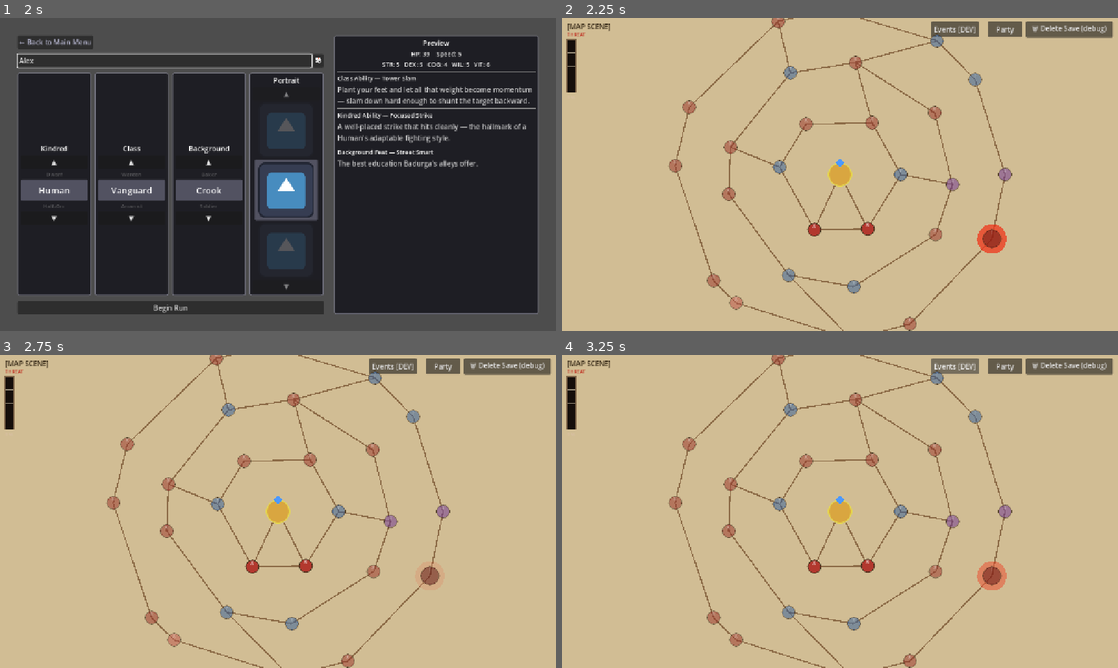
Above: before the commit, frames 1-4 (two rows, left to right).
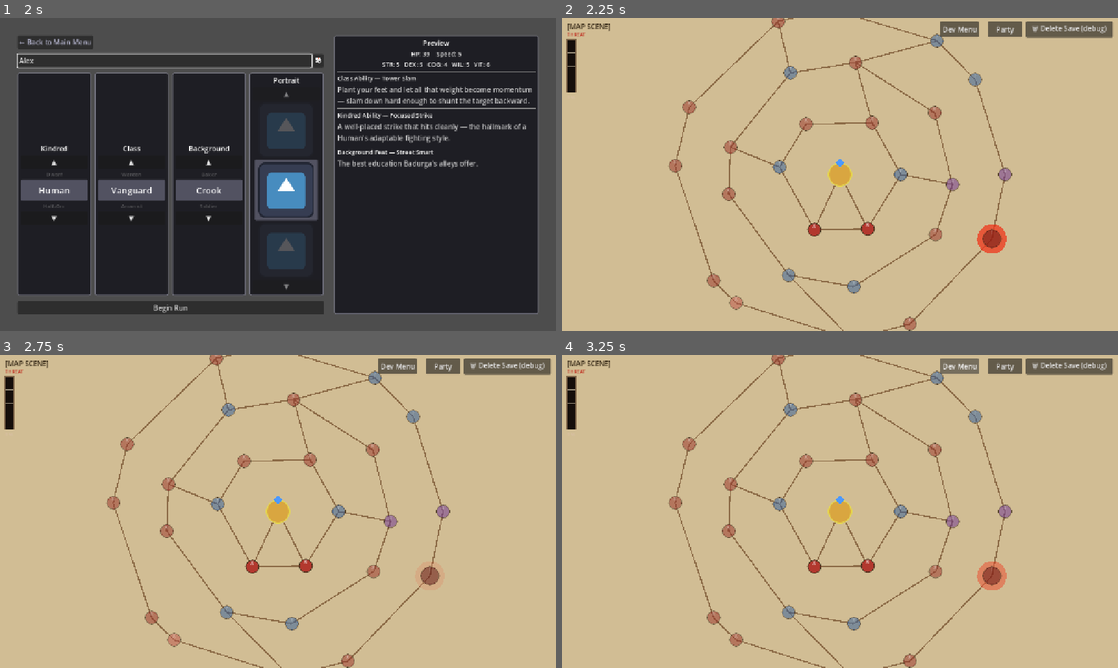
Above: after the commit, the same moments.

Repository: caleb-the-dev/RogueFinder
Game: Godot game, scene res://main.tscn
Same seed, same stepped clock (60 frames per second), same inputs: the game is played once before the commit and once after it. The engine's default icon, where the game draws it, is replaced by a stand-in: a white triangle on a blue panel in a dark square.
Inputs (mouse positions are in pixels of both pictures, inside the frame that each line leads up to):
- Up to frame 1 (2 s): click "Start New Run" at 0.5 s; click (166, 61) at 1.27 s; type "Alex" at 1.35 s
- Up to frame 2 (2.25 s): click "Begin Run" at 2 s
- Up to frame 3 (2.75 s): no input
- Up to frame 4 (3.25 s): click "Events [DEV]" (after the commit: "Dev Menu") at 2.75 s

Frame 1 is identical in both runs. In frame 2, 0.2% of the frame differs, in the area x 66-75%, y 1-6%; in frame 3, 0.2%; in frame 4, 0.2%.

Commit message:
fix(debug): level indicator to TR quadrant + combat/map debug buttons
- PartySheet: move Lv. X/20 + Level Up button from TL (below HP) to TR
  (below STR/DEX/COG/WIL/VIT), matching requested layout
- CombatManager3D debug menu [T]: add 'Grant XP +20' and 'Force Level-Up'
  buttons; grant_xp awards XP immediately, force level-up sets pending=1
  per living member without going through threshold math
- MapManager: rename 'Events [DEV]' button to 'Dev Menu'; add XP/LEVEL
  section at top of dev panel with 'Grant XP +20 (all)' and
  'Force Level-Up (all)' buttons that also refresh the party button glow

Note: K-key win only grants 15 XP (below the 20-XP level-1→2 threshold).
Use the debug buttons to force a level-up without two full combat wins.

Co-Authored-By: Claude Sonnet 4.6 <noreply@anthropic.com>

Diff:
--- a/rogue-finder/scripts/combat/CombatManager3D.gd
+++ b/rogue-finder/scripts/combat/CombatManager3D.gd
@@ -1382,6 +1382,8 @@
 		{"label": "Kill All Enemies  (K)",  "cb": _dbg_kill_enemies},
 		{"label": "Kill Entire Party",      "cb": _dbg_kill_party},
 		{"label": "Damage PC  -20 HP",      "cb": _dbg_damage_pc},
+		{"label": "Grant XP  +20",          "cb": _dbg_grant_xp},
+		{"label": "Force Level-Up",         "cb": _dbg_force_levelup},
 	]
 	for i in range(actions.size()):
 		var btn := Button.new()
@@ -1422,6 +1424,17 @@
 		if u.is_alive and u.data.archetype_id == "RogueFinder":
 			u.take_damage(20)
 			break
+	_debug_menu.visible = false
+
+func _dbg_grant_xp() -> void:
+	GameState.grant_xp(20)
+	_debug_menu.visible = false
+
+func _dbg_force_levelup() -> void:
+	for pc: CombatantData in GameState.party:
+		if not pc.is_dead:
+			pc.pending_level_ups += 1
+	GameState.save()
 	_debug_menu.visible = false
 
 ## Populates GameState.run_summary with stats captured at the moment of run loss.
--- a/rogue-finder/scripts/map/MapManager.gd
+++ b/rogue-finder/scripts/map/MapManager.gd
@@ -469,9 +469,9 @@
 	add_child(_party_btn)
 
 	var dev_events_btn := Button.new()
-	dev_events_btn.text = "Events [DEV]"
-	dev_events_btn.size = Vector2(110.0, 36.0)
-	dev_events_btn.position = Vector2(VIEWPORT_SIZE.x - 430.0, 8.0)
+	dev_events_btn.text = "Dev Menu"
+	dev_events_btn.size = Vector2(90.0, 36.0)
+	dev_events_btn.position = Vector2(VIEWPORT_SIZE.x - 410.0, 8.0)
 	dev_events_btn.pressed.connect(_toggle_dev_event_panel)
 	add_child(dev_events_btn)
 
@@ -1109,7 +1109,7 @@
 	vbox.add_child(header_row)
 
 	var title_lbl := Label.new()
-	title_lbl.text = "[DEV] Event Test Menu"
+	title_lbl.text = "[DEV] Dev Menu"
 	title_lbl.size_flags_horizontal = Control.SIZE_EXPAND_FILL
 	title_lbl.add_theme_font_size_override("font_size", 16)
 	title_lbl.add_theme_color_override("font_color", Color(0.80, 0.75, 0.60))
@@ -1121,14 +1121,58 @@
 	close_btn.pressed.connect(func(): _dev_event_panel.visible = false)
 	header_row.add_child(close_btn)
 
+	# --- XP / Level-Up section ---
+	var xp_hdr := Label.new()
+	xp_hdr.text = "XP / LEVEL"
+	xp_hdr.add_theme_font_size_override("font_size", 11)
+	xp_hdr.add_theme_color_override("font_color", Color(1.0, 0.85, 0.35))
+	vbox.add_child(xp_hdr)
+
+	var xp_row := HBoxContainer.new()
+	xp_row.add_theme_constant_override("separation", 8)
+	vbox.add_child(xp_row)
+
+	var grant_xp_btn := Button.new()
+	grant_xp_btn.text = "Grant XP +20 (all)"
+	grant_xp_btn.custom_minimum_size = Vector2(160.0, 32.0)
+	grant_xp_btn.add_theme_font_size_override("font_size", 13)
+	grant_xp_btn.pressed.connect(func() -> void:
+		GameState.grant_xp(20)
+		_refresh_party_btn()
+	)
+	xp_row.add_child(grant_xp_btn)
+
+	var force_lvl_btn := Button.new()
+	force_lvl_btn.text = "Force Level-Up (all)"
+	force_lvl_btn.custom_minimum_size = Vector2(160.0, 32.0)
+	force_lvl_btn.add_theme_font_size_override("font_size", 13)
+	force_lvl_btn.pressed.connect(func() -> void:
+		for pc: CombatantData in GameState.party:
+			if not pc.is_dead:
+				pc.pending_level_ups += 1
+		GameState.save()
+		_refresh_party_btn()
+	)
+	xp_row.add_child(force_lvl_btn)
+
+	var sep := HSeparator.new()
+	vbox.add_child(sep)
+
+	# --- Events section ---
+	var evt_hdr := Label.new()
+	evt_hdr.text = "EVENTS"
+	evt_hdr.add_theme_font_size_override("font_size", 11)
+	evt_hdr.add_theme_color_override("font_color", Color(0.60, 0.55, 0.45))
+	vbox.add_child(evt_hdr)
+
 	var hint := Label.new()
 	hint.text = "Fired events do not clear the current node or consume the event pool."
 	hint.add_theme_font_size_override("font_size", 11)
 	hint.add_theme_color_override("font_color", Color(0.60, 0.55, 0.45))
 	vbox.add_child(hint)
 
-	var sep := HSeparator.new()
-	vbox.add_child(sep)
+	var sep2 := HSeparator.new()
+	vbox.add_child(sep2)
 
 	var scroll := ScrollContainer.new()
 	scroll.size_flags_vertical = Control.SIZE_EXPAND_FILL
--- a/rogue-finder/scripts/party/PartySheet.gd
+++ b/rogue-finder/scripts/party/PartySheet.gd
@@ -537,27 +537,6 @@
 		bar_fill.position = Vector2(bar_x, tl_y + 4.0)
 		bar_fill.mouse_filter = Control.MOUSE_FILTER_IGNORE
 		parent.add_child(bar_fill)
-
-	# Level indicator row — below HP bar
-	var lv_y: float = tl_y + 15.0
-	var lv_lbl := Label.new()
-	lv_lbl.text = "Lv. %d / 20" % member.level
-	lv_lbl.position = Vector2(tl_x, lv_y)
-	lv_lbl.add_theme_font_size_override("font_size", 10)
-	lv_lbl.add_theme_color_override("font_color",
-		Color(0.55, 0.55, 0.55).lerp(Color(0.35, 0.35, 0.35), 0.5 if is_dead else 0.0))
-	parent.add_child(lv_lbl)
-
-	if member.pending_level_ups > 0 and not is_dead:
-		var lvlup_btn := Button.new()
-		lvlup_btn.text = "Level Up! (%d)" % member.pending_level_ups
-		lvlup_btn.position = Vector2(tl_x + 58.0, lv_y - 2.0)
-		lvlup_btn.custom_minimum_size = Vector2(130.0, 17.0)
-		lvlup_btn.add_theme_font_size_override("font_size", 10)
-		lvlup_btn.modulate = Color(1.0, 0.9, 0.3)
-		var pc_cap: CombatantData = member
-		lvlup_btn.pressed.connect(func(): _start_level_up(pc_cap))
-		parent.add_child(lvlup_btn)
 
 	# === TOP RIGHT: Derived Stats (BLUE) + Base Attributes (YELLOW) ===
 	var tr_x: float = x + half_w + 8.0
@@ -626,6 +605,27 @@
 		val.mouse_filter = Control.MOUSE_FILTER_PASS
 		parent.add_child(val)
 
+	# Level row — bottom of TR quadrant, below base attributes
+	var lv_tr_y: float = tr_y + 36.0
+	var lv_tr_lbl := Label.new()
+	lv_tr_lbl.text = "Lv. %d / 20" % member.level
+	lv_tr_lbl.position = Vector2(tr_x, lv_tr_y)
+	lv_tr_lbl.add_theme_font_size_override("font_size", 10)
+	lv_tr_lbl.add_theme_color_override("font_color",
+		Color(0.55, 0.62, 0.75).lerp(Color(0.35, 0.35, 0.35), 0.5 if is_dead else 0.0))
+	parent.add_child(lv_tr_lbl)
+
+	if member.pending_level_ups > 0 and not is_dead:
+		var lvlup_btn := Button.new()
+		lvlup_btn.text = "Level Up! (%d)" % member.pending_level_ups
+		lvlup_btn.position = Vector2(tr_x + 72.0, lv_tr_y - 2.0)
+		lvlup_btn.custom_minimum_size = Vector2(140.0, 17.0)
+		lvlup_btn.add_theme_font_size_override("font_size", 10)
+		lvlup_btn.modulate = Color(1.0, 0.9, 0.3)
+		var pc_cap: CombatantData = member
+		lvlup_btn.pressed.connect(func(): _start_level_up(pc_cap))
+		parent.add_child(lvlup_btn)
+
 	# === BOTTOM LEFT: Equipment 2×2 ===
 	var bl_x: float = x + 8.0
 	var bl_y: float = mid_y + 7.0
